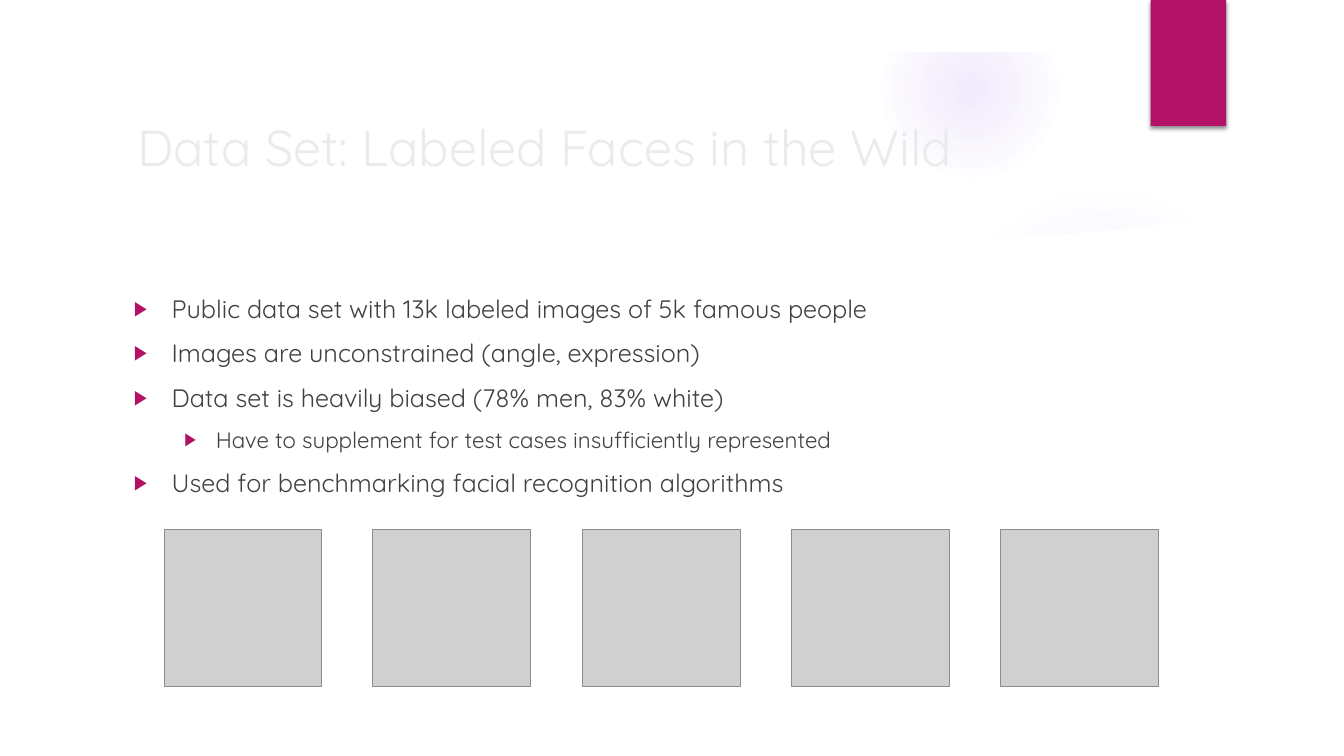
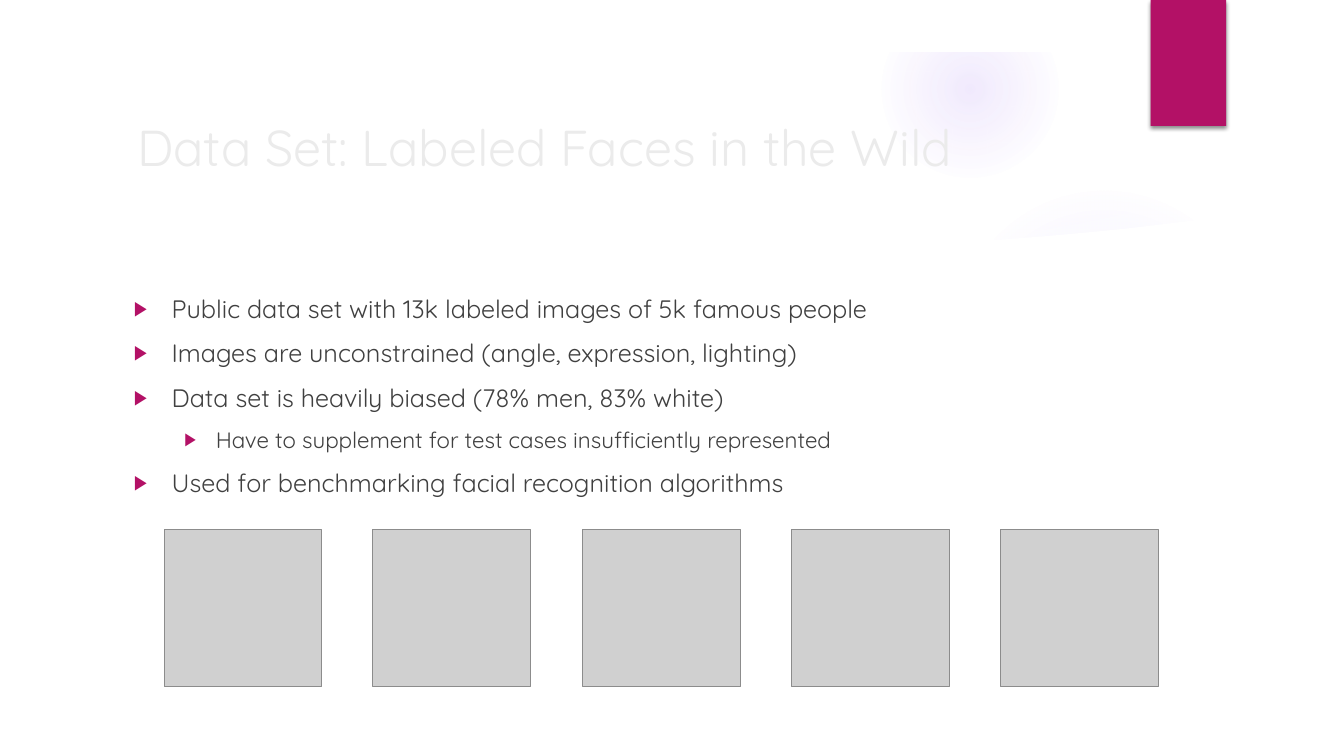
Before and after one commit to erstrong/BigDataSystemsandIntelligenceAnalytics, a slide deck: slide 2 of ProgressReport.pptx. Drawn at 1344x756 pixels with LibreOffice and Linux fonts; fonts in the diff are those of the drawing; grey boxes stand for pictures; background and template pictures are left out. Boxes give left, top, right and bottom in pixels: in the first picture for what was removed or moved away, otherwise in the second. Text is boxed around its words. In the diff, an @@ line names an element or a change of style, - is before the commit and + after.

```diff
--- a/ProgressReport.pptx
+++ b/ProgressReport.pptx
@@ text at (x1=172, y1=343, x2=797, y2=367): text changed @@
-▶ Images are unconstrained (angle, expression)
+▶ Images are unconstrained (angle, expression, lighting)
```
Also in this commit, not shown: 3 other slides changed, 1 slide added, 1 other file.
